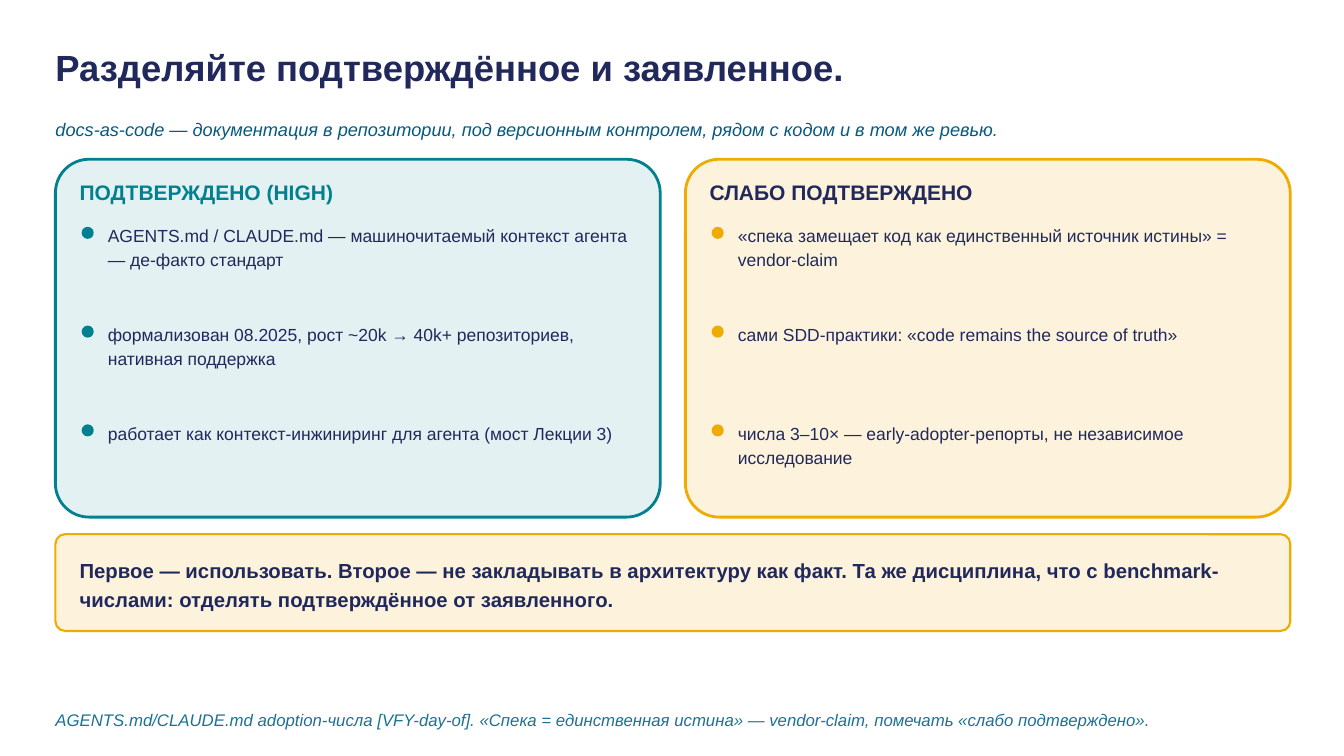
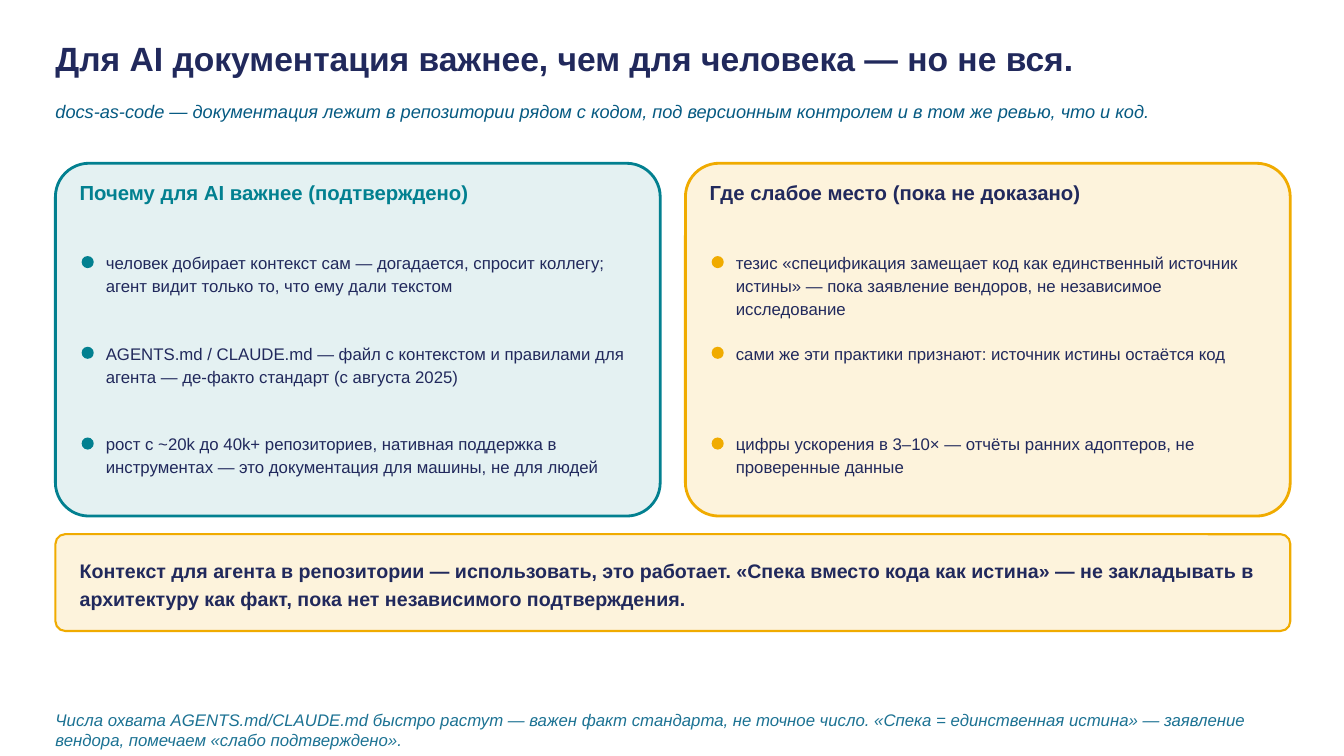
Before and after one commit to tellina-study/AI-usage-lessons, a slide deck: slide 28 of library/lectures/lec-04/rendered/lec-04.pptx. Drawn at 1344x756 pixels with LibreOffice and Linux fonts; fonts in the diff are those of the drawing. Boxes give left, top, right and bottom in pixels: in the first picture for what was removed or moved away, otherwise in the second. Text is boxed around its words. In the diff, an @@ line names an element or a change of style, - is before the commit and + after.

```diff
--- a/library/lectures/lec-04/rendered/lec-04.pptx
+++ b/library/lectures/lec-04/rendered/lec-04.pptx
@@ text at [55,48,1073,78]: text changed; size 26 to 24 pt @@
-Разделяйте подтверждённое и заявленное.
+Для AI документация важнее, чем для человека — но не вся.
@@ text at [55,104,1149,122]: text changed @@
-docs-as-code — документация в репозитории, под версионным контролем, рядом с кодом и в том же ревью.
+docs-as-code — документация лежит в репозитории рядом с кодом, под версионным контролем и в том же ревью, что и код.
@@ rounded rectangle: place and size @@
-rounded rectangle at [55,159,660,517]
+rounded rectangle at [55,163,660,516]
@@ rounded rectangle at [55,163,660,516]: proportions changed @@
@@ rounded rectangle at [686,163,1291,516]: proportions changed @@
@@ rounded rectangle: place and size @@
-rounded rectangle at [686,159,1291,517]
+rounded rectangle at [686,163,1291,516]
@@ text at [80,185,468,205]: text changed; size 15 to 14.5 pt @@
-ПОДТВЕРЖДЕНО (HIGH)
+Почему для AI важнее (подтверждено)
@@ text at [710,185,1081,205]: text changed; size 15 to 14.5 pt @@
-СЛАБО ПОДТВЕРЖДЕНО
+Где слабое место (пока не доказано)
@@ ellipse: place and size @@
-ellipse at [82,227,94,239]
+ellipse at [82,256,94,268]
@@ text at [106,256,605,296]: text changed; size 12.5 to 12 pt @@
-AGENTS.md / CLAUDE.md — машиночитаемый контекст агента — де-факто стандарт
+человек добирает контекст сам — догадается, спросит коллегу; агент видит только то, что ему дали текстом
@@ ellipse: place and size @@
-ellipse at [712,227,724,239]
+ellipse at [712,256,724,268]
@@ text at [736,256,1238,319]: text changed; size 12.5 to 12 pt @@
-«спека замещает код как единственный источник истины» = vendor-claim
+тезис «спецификация замещает код как единственный источник истины» — пока заявление вендоров, не независимое исследование
@@ ellipse: place and size @@
-ellipse at [82,326,94,338]
+ellipse at [82,347,94,359]
@@ text at [106,347,624,387]: text changed; size 12.5 to 12 pt @@
-формализован 08.2025, рост ~20k → 40k+ репозиториев, нативная поддержка
+AGENTS.md / CLAUDE.md — файл с контекстом и правилами для агента — де-факто стандарт (с августа 2025)
@@ ellipse: place and size @@
-ellipse at [712,326,724,338]
+ellipse at [712,347,724,359]
@@ text at [736,348,1225,364]: text changed; size 12.5 to 12 pt @@
-сами SDD-практики: «code remains the source of truth»
+сами же эти практики признают: источник истины остаётся код
@@ ellipse: place and size @@
-ellipse at [82,424,94,437]
+ellipse at [82,438,94,450]
@@ text at [106,438,598,477]: text changed; size 12.5 to 12 pt @@
-работает как контекст-инжиниринг для агента (мост Лекции 3)
+рост с ~20k до 40k+ репозиториев, нативная поддержка в инструментах — это документация для машины, не для людей
@@ ellipse: place and size @@
-ellipse at [712,424,724,437]
+ellipse at [712,438,724,450]
@@ text at [736,438,1195,477]: text changed; size 12.5 to 12 pt @@
-числа 3–10× — early-adopter-репорты, не независимое исследование
+цифры ускорения в 3–10× — отчёты ранних адоптеров, не проверенные данные
@@ text at [80,563,1253,610]: text changed; size 14.5 to 14 pt @@
-Первое — использовать. Второе — не закладывать в архитектуру как факт. Та же дисциплина, что с benchmark-числами: отделять подтверждённое от заявленного.
+Контекст для агента в репозитории — использовать, это работает. «Спека вместо кода как истина» — не закладывать в архитектуру как факт, пока нет независимого подтверждения.
@@ text at [55,714,1245,750]: text changed @@
-AGENTS.md/CLAUDE.md adoption-числа [VFY-day-of]. «Спека = единственная истина» — vendor-claim, помечать «слабо подтверждено».
+Числа охвата AGENTS.md/CLAUDE.md быстро растут — важен факт стандарта, не точное число. «Спека = единственная истина» — заявление вендора, помечаем «слабо подтверждено».
```
Also in this commit, not shown: 23 other slides changed, 2 slides added, 2 slides removed, 9 other files.
